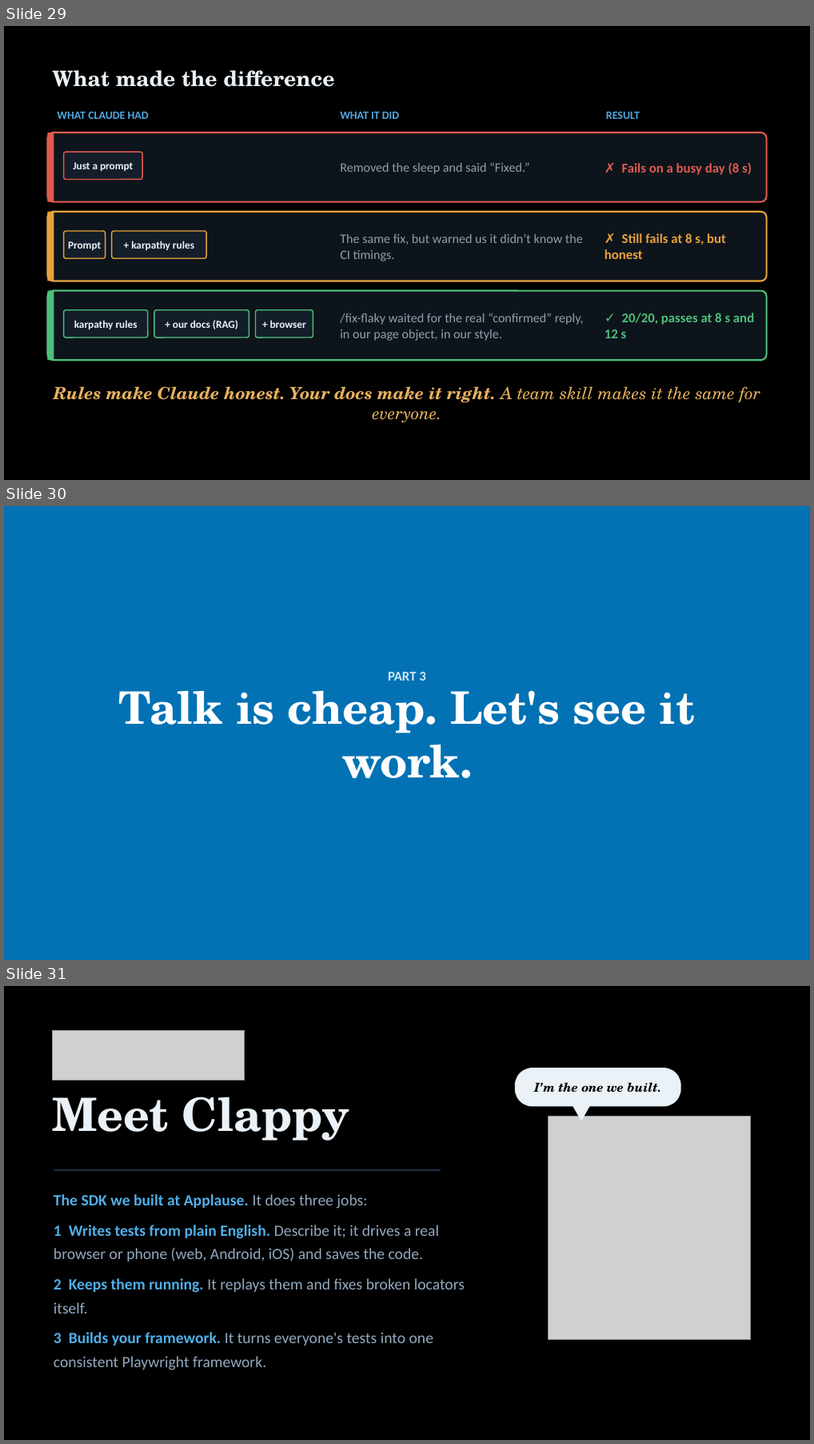
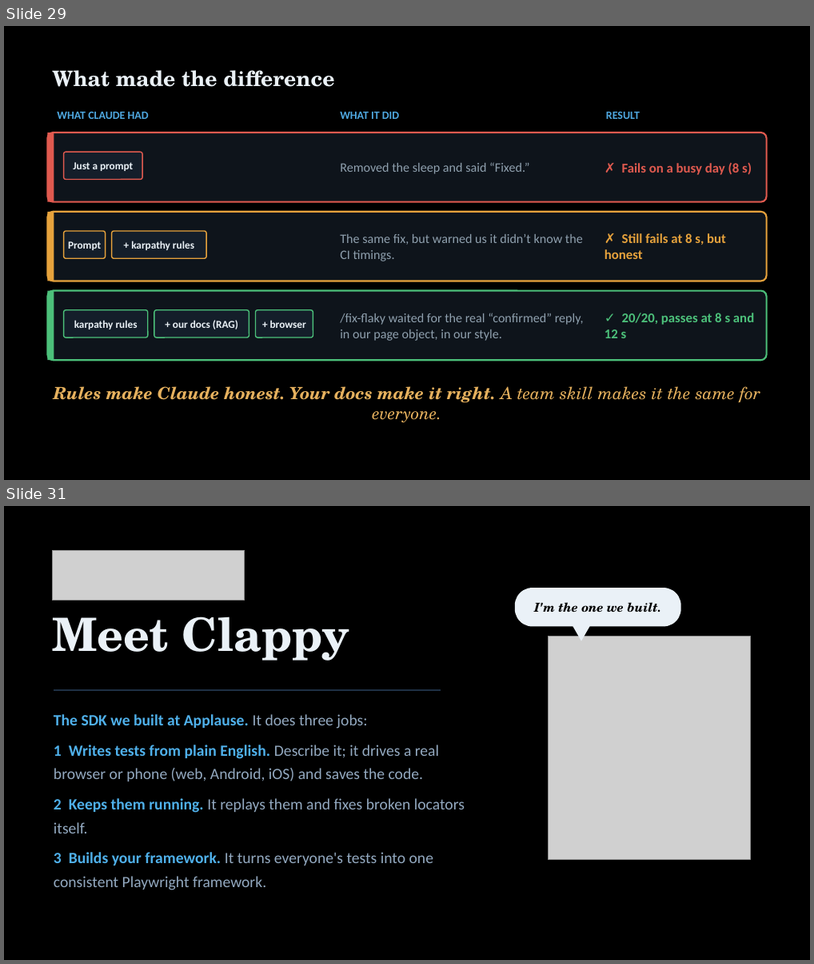
Before and after one commit to ApplauseAuto/testcon-ai-cc-demo, a slide deck: presentation/TestCon2026 - A Tester's Guide to Claude Code.pptx. Shown one above the other, each under a label of ours: slides 29, 30 and 31 before the commit, slides 29 and 31 after it; the slides between them are not shown. The pictures are 814x1444 and 814x964 pixels, drawn with LibreOffice and Linux fonts; fonts in the diff are those of the drawing; grey boxes stand for pictures. Boxes give left, top, right and bottom in pixels: in the first picture for what was removed or moved away, otherwise in the second. Text is boxed around its words. In the diff, an @@ line names an element or a change of style, - is before the commit and + after.

```diff
--- a/presentation/TestCon2026 - A Tester's Guide to Claude Code.pptx
+++ b/presentation/TestCon2026 - A Tester's Guide to Claude Code.pptx
@@ slide 30 removed at (x1=4, y1=506, x2=810, y2=960), background #0272B4 @@
@@ text removed at (x1=388, y1=672, x2=426, y2=680) @@
-PART 3
@@ title removed at (x1=119, y1=678, x2=696, y2=778) @@
-Talk is cheap. Let's see it work.
```
Also in this commit, not shown: 1 slide added, 1 other file.
